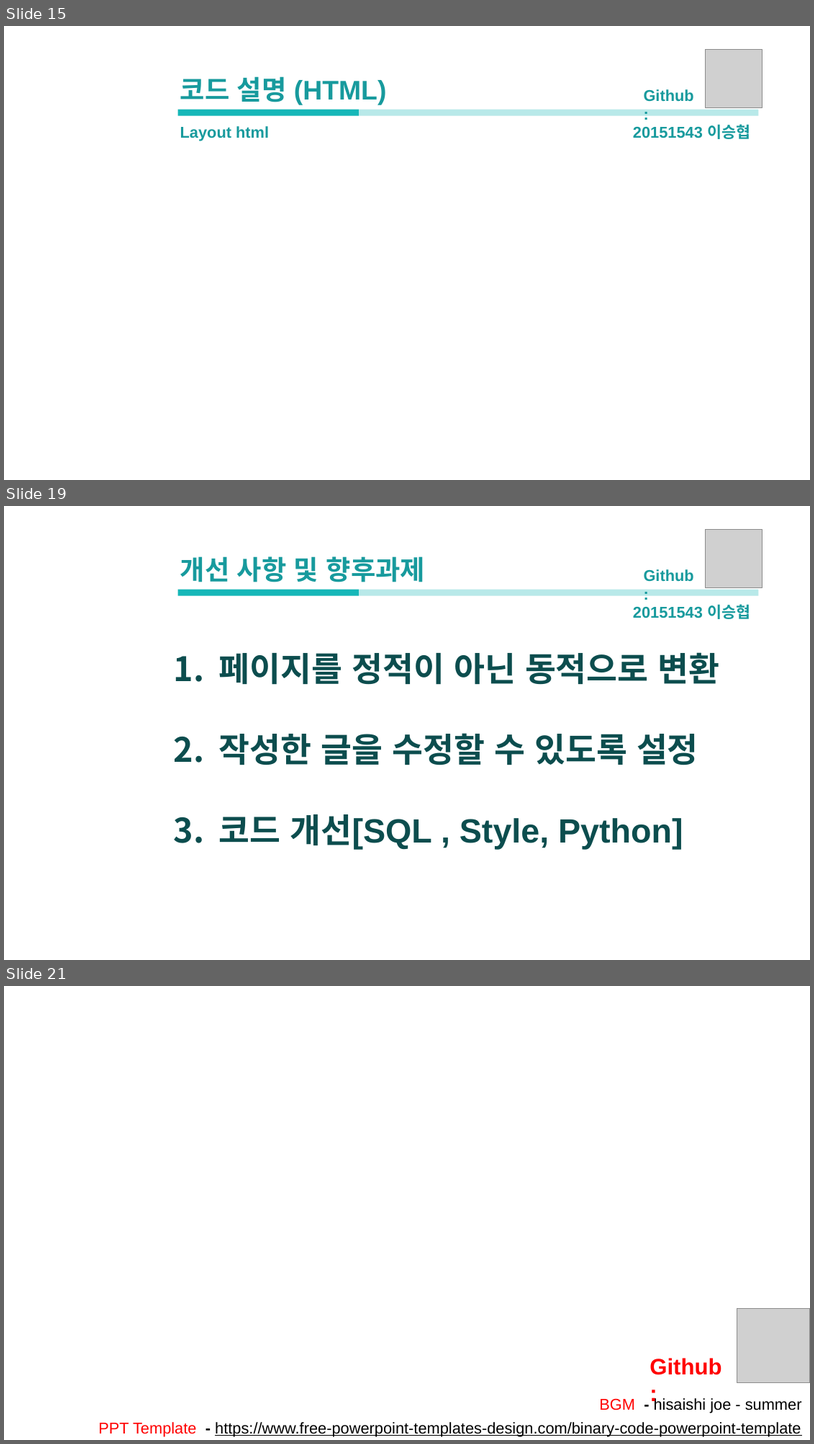
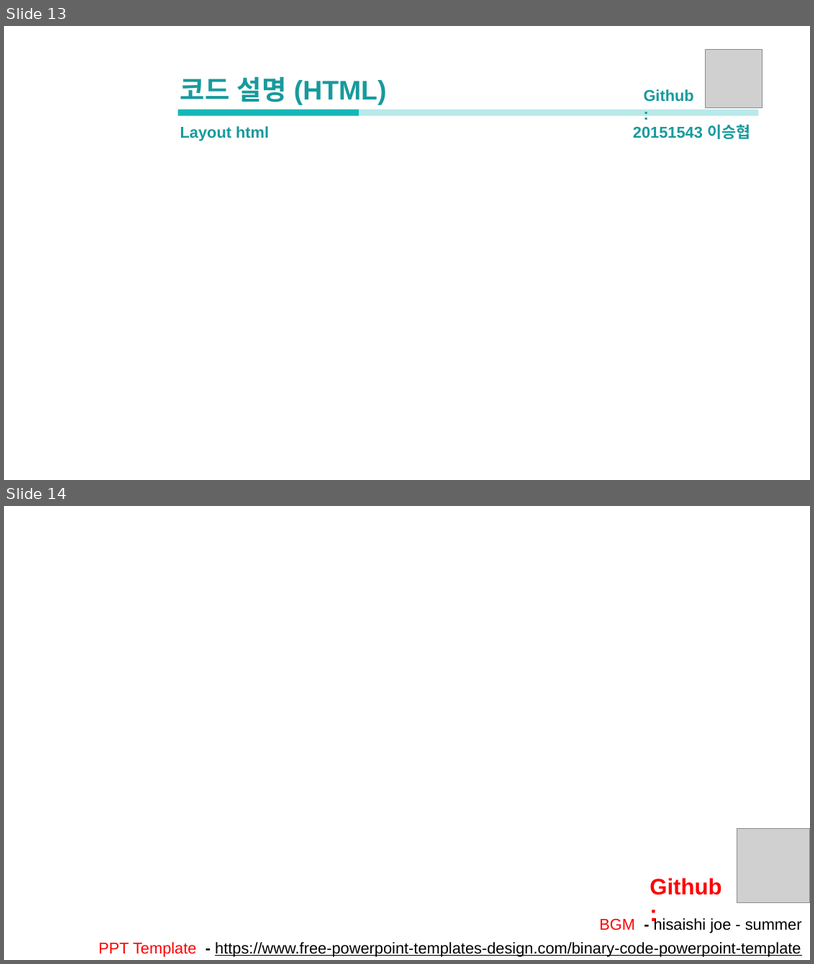
Before and after one commit to mina0502/portfolio, a slide deck: flask/졸업작품(Python_Flask).pptx. Shown one above the other, each under a label of ours: slides 15, 19 and 21 before the commit, slides 13 and 14 after it; the slides between them are not shown. The pictures are 814x1444 and 814x964 pixels, drawn with LibreOffice and Linux fonts; fonts in the diff are those of the drawing; grey boxes stand for pictures; background and template pictures are left out. Boxes give left, top, right and bottom in pixels: in the first picture for what was removed or moved away, otherwise in the second. Text is boxed around its words. In the diff, an @@ line names an element or a change of style, - is before the commit and + after.

```diff
--- a/flask/졸업작품(Python_Flask).pptx
+++ b/flask/졸업작품(Python_Flask).pptx
@@ slide 19 removed at [4, 506, 810, 960], background picture (left out) @@
@@ text removed at [43, 519, 124, 960] @@
-Web Programing
@@ picture removed at [705, 529, 763, 587] @@
@@ text removed at [180, 556, 425, 582] @@
-개선 사항 및 향후과제
@@ text removed at [644, 569, 694, 582] @@
-Github:
@@ rectangle removed at [178, 589, 359, 595] @@
@@ rectangle removed at [359, 589, 759, 595] @@
@@ text removed at [633, 604, 751, 619] @@
-20151543 이승협
@@ text removed at [219, 652, 720, 849] @@
-1. 페이지를 정적이 아닌 동적으로 변환
-2. 작성한 글을 수정할 수 있도록 설정
-3. 코드 개선[SQL , Style, Python]
@@ what was slide 15 is now slide 13 @@
@@ what was slide 21 is now slide 14 @@
```
Also in this commit, not shown: 1 slide changed, 6 other slides removed.
